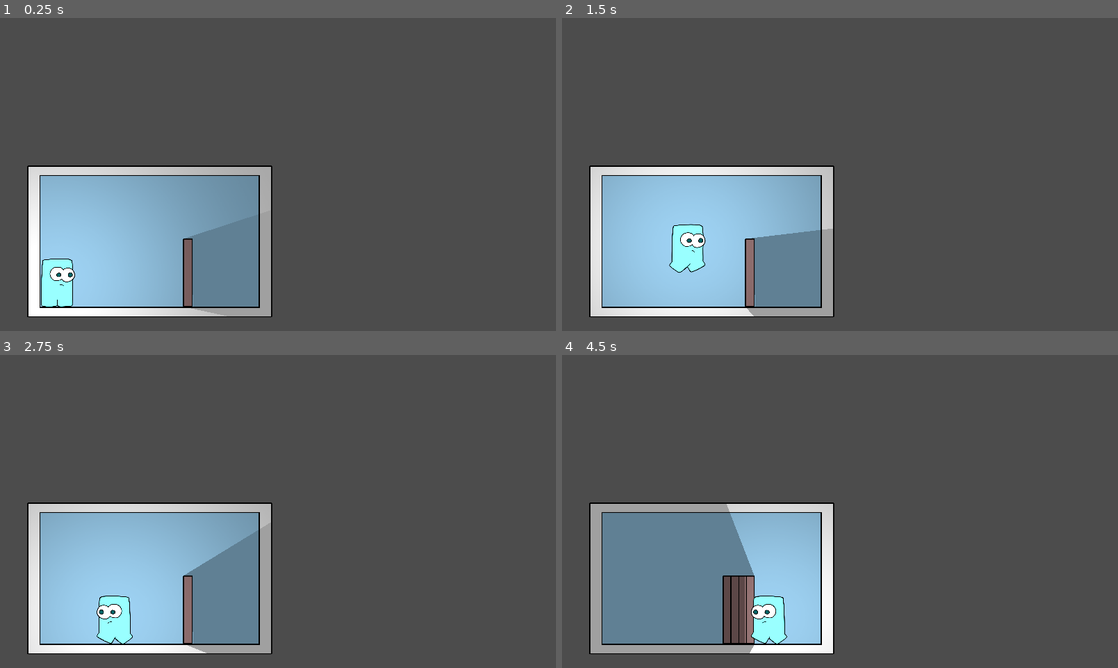
Above: before the commit, frames 1-4 (two rows, left to right).
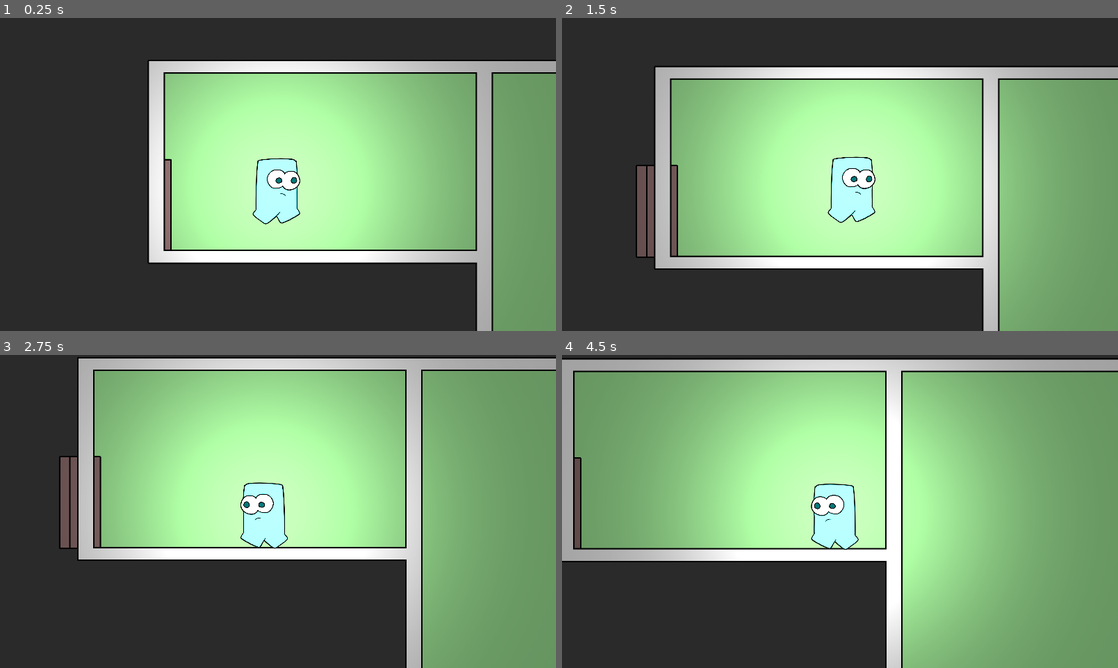
Above: after the commit, the same moments.

Repository: Project-escape/protype-1
Game: Godot game, scene res://scenes/levelsample.tscn
The game is run twice, just before and just after one commit, with the same random seed, the same clock (stepped at 60 frames per second) and the same inputs. Before the commit the project starts from res://scenes/room_door_sample.tscn.
Inputs:
- Up to frame 1 (0.25 s): no input
- Up to frame 2 (1.5 s): hold Right (right) from 0.53 s (still down); tap E (action) at 0.6, 1.35 s; tap Space (jump) at 0.77 s
- Up to frame 3 (2.75 s): tap Space (jump) at 1.52 s; release Right (right) at 2.03 s; hold Left (left) from 2.03 s (still down); tap E (action) at 2.1 s
- Up to frame 4 (4.5 s): release Left (left) at 2.78 s; hold Right (right) 2.78-4.28 s; tap E (action) at 2.85, 3.6, 4.35 s; tap Space (jump) at 3.02, 3.77 s; hold Left (left) from 4.28 s (still down)

The runs differ from the first frame. In frame 1, 100% of the frame differs, in the area x 0-100%, y 0-100%; in frame 2, 100%; in frame 3, 100%; in frame 4, 99%.

Commit message:
football added

Diff:
--- a/project.godot
+++ b/project.godot
@@ -16,7 +16,7 @@
 [application]
 
 config/name="Platformer"
-run/main_scene="res://scenes/room_door_sample.tscn"
+run/main_scene="res://scenes/levelsample.tscn"
 config/icon="res://icon.png"
 
 [display]
--- a/scenes/door.tscn
+++ b/scenes/door.tscn
@@ -51,6 +51,7 @@
 shape = SubResource( 3 )
 
 [node name="LightOccluder2D" type="LightOccluder2D" parent="."]
+visible = false
 occluder = SubResource( 4 )
 [connection signal="body_entered" from="AreaDetector" to="." method="_on_AreaDetector_body_entered"]
 [connection signal="body_exited" from="AreaDetector" to="." method="_on_AreaDetector_body_exited"]
--- a/scenes/gameboy.tscn
+++ b/scenes/gameboy.tscn
@@ -29,9 +29,9 @@
 "name": "idle",
 "speed": 5.0
 }, {
-"frames": [ SubResource( 1 ), SubResource( 2 ), SubResource( 3 ) ],
+"frames": [ ExtResource( 6 ), ExtResource( 1 ), ExtResource( 6 ) ],
 "loop": true,
-"name": "walk",
+"name": "air",
 "speed": 5.0
 }, {
 "frames": [ ExtResource( 1 ) ],
@@ -39,9 +39,9 @@
 "name": "jump",
 "speed": 5.0
 }, {
-"frames": [ ExtResource( 6 ), ExtResource( 1 ), ExtResource( 6 ) ],
+"frames": [ SubResource( 1 ), SubResource( 2 ), SubResource( 3 ) ],
 "loop": true,
-"name": "air",
+"name": "walk",
 "speed": 5.0
 } ]
 
@@ -55,8 +55,7 @@
 [node name="Light2D" type="Light2D" parent="."]
 position = Vector2( 2, -1 )
 texture = ExtResource( 4 )
-texture_scale = 2.0
-energy = 0.8
+texture_scale = 1.5
 shadow_enabled = true
 
 [node name="Sprite" type="AnimatedSprite" parent="."]
--- a/scenes/levelsample.tscn
+++ b/scenes/levelsample.tscn
@@ -10,6 +10,20 @@
 [node name="LevelSample" type="Node2D"]
 position = Vector2( 781, 64 )
 scale = Vector2( 0.8, 0.8 )
+
+[node name="CanvasLayer" type="CanvasLayer" parent="."]
+
+[node name="ColorRect" type="ColorRect" parent="CanvasLayer"]
+visible = false
+light_mask = 2
+anchor_right = 1.0
+anchor_bottom = 1.0
+margin_right = 8.0
+margin_bottom = -0.200073
+color = Color( 0.364706, 0.364706, 0.364706, 0.529412 )
+__meta__ = {
+"_edit_use_anchors_": false
+}
 
 [node name="ParallaxBackground" type="ParallaxBackground" parent="."]
 
@@ -41,8 +55,7 @@
 position = Vector2( 5187.63, -47.4583 )
 
 [node name="gameboy" parent="." instance=ExtResource( 5 )]
-position = Vector2( -17.5225, -3150.94 )
-scale = Vector2( 1, 1 )
+position = Vector2( -17.5225, -3129.69 )
 
 [node name="Camera2D" type="Camera2D" parent="gameboy"]
 current = true
--- a/scenes/rooms/room 1.tscn
+++ b/scenes/rooms/room 1.tscn
@@ -33,6 +33,7 @@
 position = Vector2( 1384.94, 351.942 )
 
 [node name="wall1" type="Sprite" parent="."]
+light_mask = 16
 position = Vector2( 766.1, 542.906 )
 texture = ExtResource( 1 )
 
--- a/script/door.gd
+++ b/script/door.gd
@@ -1,8 +1,8 @@
 extends Node2D
 
 onready var area: Area2D = $AreaDetector
-var closed = false
-#var closed = true
+#var closed = false
+var closed = true
 
 func _ready() -> void:
 	set_process(false)
Binary file added: assests/Items/Cement.png
Binary file added: assests/Items/football.png
Binary file added: assests/Items/traffic cone.png
